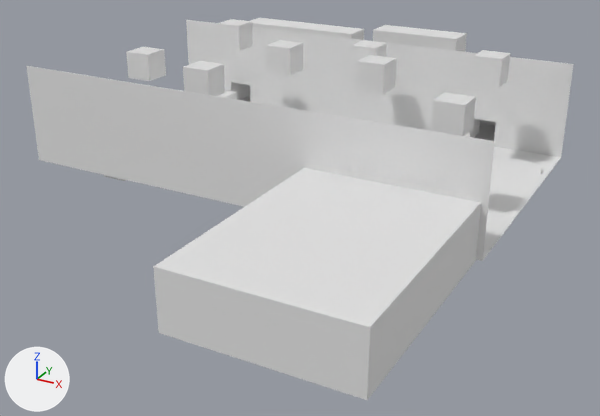
Renders of the Blender file Assets/Prefabs/TutorialZone/TutorialZoneNew.blend from each side of a commit.
Before and after are seen from a 50 mm camera at (55.0, -257.0, 98.0) aimed at (-70.0, -29.0, -16.0). Arrows for +X, +Y and +Z are at lower left; the lights stay in place.
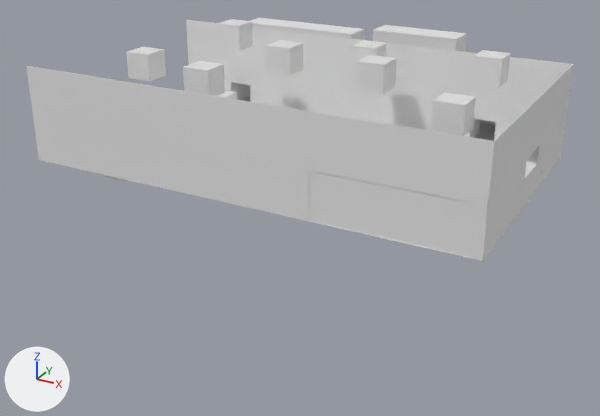
Pixel boxes (x1, y1, x2, y2) of what changed, in the pictures (600 x 416 px):
'shootingRange', deleted
    before: (153, 168, 481, 400)
'nearWall', shown
    after: (482, 65, 573, 260)
'sign', deleted
    before: (337, 162, 445, 190)
part 1 of me_cube_054, added
    after: (309, 170, 475, 257)
'floor', unchanged, covered by the edit
    before: (41, 147, 561, 261)
    after: (41, 153, 561, 261)

Patch to the scene script:
```diff
--- a/Assets/Prefabs/TutorialZone/TutorialZoneNew.blend.py
+++ b/Assets/Prefabs/TutorialZone/TutorialZoneNew.blend.py
@@ me_cube_054 @@
 me_cube_054.from_pydata(...)  # 24 vertices, 20 faces; spans x -5.31..5.31, y -2.0..2.0, z -1.0..1.0
 # used by ob_leftwall; parent = ob_mainroom; location = (-85.49, -47.9, 7.21); rotation_euler = (1.571, 0.0, 0.0), in degrees (90, 0, 0); scale = (16.0, 8.91, 0.1)
 # verts and faces of me_cube_054; kept vertices keep their numbers, new ones are numbered from 24
 # before: 14 (5.08, -2.0, -1.0), 17 (5.08, -0.08, -1.0), 20 (1.82, -0.08, -1.0), 22 (1.82, -2.0, -1.0)
+# me_cube_054 part 1
+faces += [(14, 22, 20, 17)]
 me_cube_054.materials.append(mat_blockout_002)
@@ ob_nearwall @@
 ob_nearwall.scale = (3.36, 24.0, 0.1)
-ob_nearwall.hide_set(True)
@@ ob_shootingrange @@
-ob_shootingrange = bpy.data.objects.new('shootingRange', me_cube_055)
-ob_shootingrange.parent = ob_shootingrangeparent
-ob_shootingrange.location = (-30.31, -73.98, -2.076)
-ob_shootingrange.scale = (27.7, 26.2, 9.05)
@@ ob_sign @@
-ob_sign = bpy.data.objects.new('sign', me_text)
-ob_sign.parent = ob_shootingrangeparent
-ob_sign.location = (-13.22, -47.55, 8.46)
-ob_sign.rotation_euler = (1.571, 0.0, 3.142)  # degrees (90, 0, 180)
-ob_sign.scale = (5.42, 5.42, 5.42)
```
